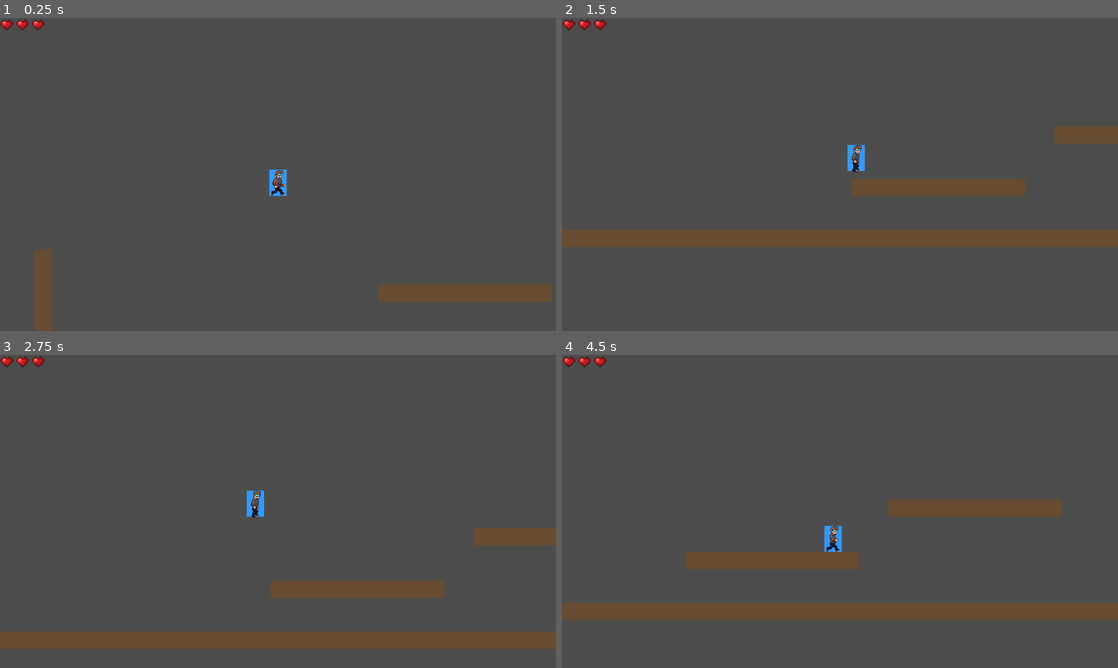
Above: before the commit, frames 1-4 (two rows, left to right).
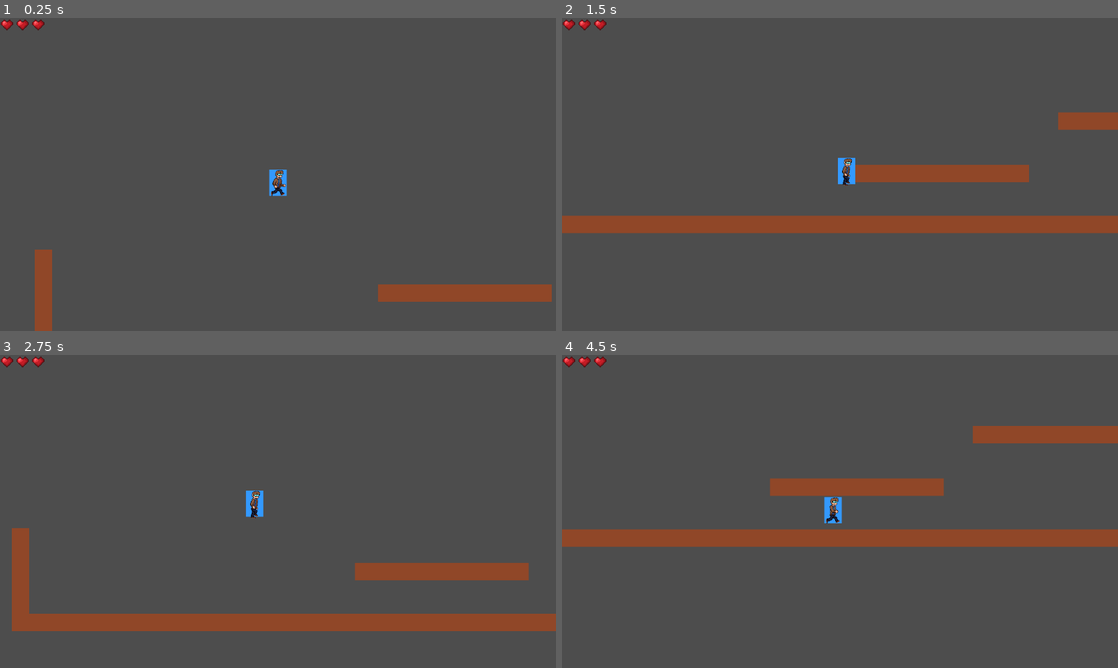
Above: after the commit, the same moments.

Repository: ShadowKnight-13/Platformer-Game
Game: Godot game, scene res://Main.tscn
Two runs of this game, one before a commit and one after it. Both use one fixed random seed, a clock stepped at 60 frames per second and the inputs below.
Inputs:
- Up to frame 1 (0.25 s): no input
- Up to frame 2 (1.5 s): hold D (move_right) from 0.53 s (still down); tap Space (jump) at 0.6, 0.77, 1.07, 1.35 s
- Up to frame 3 (2.75 s): tap Space (jump) at 1.52, 1.82, 2.1 s; release D (move_right) at 2.03 s; hold A (move_left) from 2.03 s (still down)
- Up to frame 4 (4.5 s): release A (move_left) at 2.78 s; hold D (move_right) 2.78-4.28 s; tap Space (jump) at 2.85, 3.02, 3.32, 3.6, 3.77, 4.07, 4.35 s; hold A (move_left) from 4.28 s (still down)

The runs differ from the first frame. In frame 1, 2.5% of the frame differs, in the area x 6-100%, y 74-100%; in frame 2, 14%; in frame 3, 16%; in frame 4, 18%, in the area x 0-100%, y 22-85%.

Commit message:
color change to platform

Diff:
--- a/Platform.tscn
+++ b/Platform.tscn
@@ -15,4 +15,4 @@
 offset_top = -20.0
 offset_right = 100.0
 offset_bottom = 20.0
-color = Color(0.4, 0.3, 0.2, 1)
+color = Color(0.5626632, 0.27950394, 0.15904772, 1)
--- a/Player.gd
+++ b/Player.gd
@@ -19,9 +19,6 @@
 
 var wall_stick_time := 0.0
 const WALL_STICK_DURATION := 0.5
-
-var wall_jump_override := 0.0
-const WALL_JUMP_OVERRIDE_TIME := 0.15
 
 var look_dir_x: int = 1
 
@@ -47,7 +44,7 @@
 	x_input = Input.get_axis("move_left", "move_right")
 	# Add the gravity.
 	#if not is_on_floor() and velocity.y > 0 and is_on_wall() and velocity.x !=0:
-	if is_on_wall() and not is_on_floor() and  velocity.y > 0 and velocity.x ==0 :
+	if is_on_wall() and not is_on_floor():
 		if wall_stick_time < WALL_STICK_DURATION:
 			wall_stick_time += delta
 			velocity.y = 0  # stick to wall
@@ -56,12 +53,9 @@
 			look_dir_x = sign(velocity.x)
 			wall_contact_coyote = WALL_CONTACT_COYOTE_TIME
 	else:
-		wall_jump_override -= delta
-		wall_stick_time = 0.5
+		wall_stick_time = 0.0
 		wall_contact_coyote -= delta
 		velocity.y += GRAVITY_NORMAL
-
-
 		#look_dir_x = sign(velocity.x)
 		#wall_contact_coyote = WALL_CONTACT_COYOTE_TIME
 		#velocity.y = GRAVITY_WALL
@@ -70,16 +64,11 @@
 		#velocity.y += GRAVITY_NORMAL
 
 	if is_on_floor() or wall_contact_coyote> 0.0:
-		if Input.is_action_just_pressed("jump") and wall_contact_coyote > 0.0:
-			velocity.y = JUMP_HEIGHT
-			velocity.x = -look_dir_x * WALL_JUMP_PUSH_FORCE
-			wall_jump_override = WALL_JUMP_OVERRIDE_TIME
-		elif Input.is_action_just_pressed("jump"):
+		if Input.is_action_just_pressed("jump"):
 			velocity.y = JUMP_HEIGHT
 			if wall_contact_coyote >0.0:
 				velocity.x = -look_dir_x * WALL_JUMP_PUSH_FORCE
 				wall_jump_lock = WALL_JUMP_LOCK_TIME
-
 
 	if wall_jump_lock > 0.0:
 		wall_jump_lock -= delta
